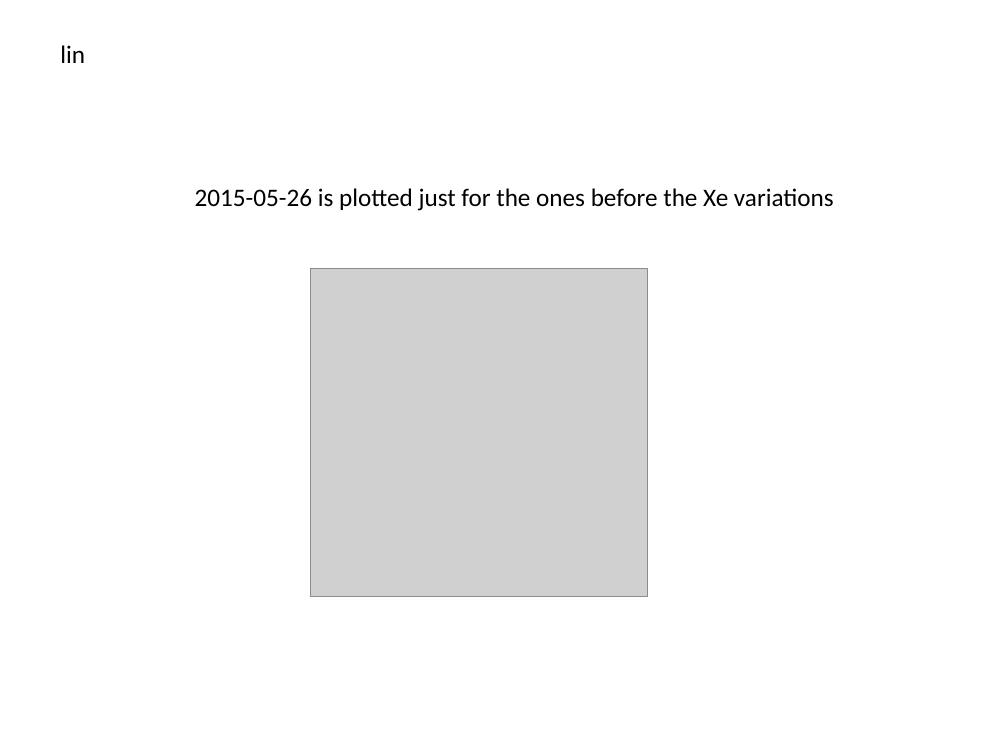
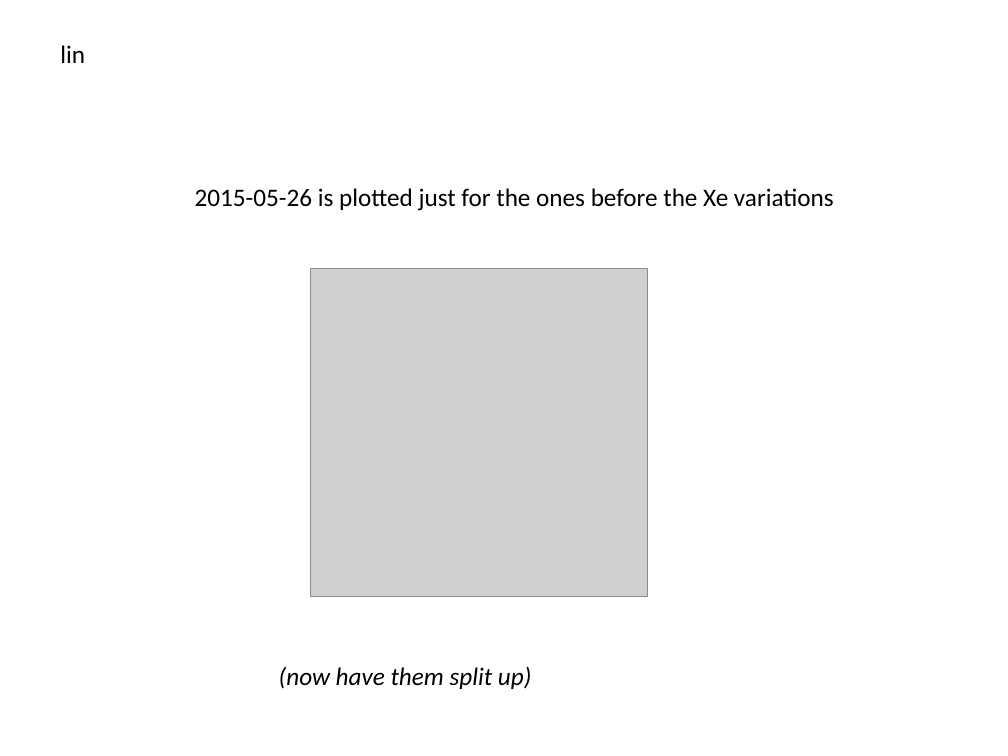
Before and after one commit to Waltmon/timthesis, a slide deck: slide 11 of thought_process.pptx. Drawn at 1008x756 pixels with LibreOffice and Linux fonts; fonts in the diff are those of the drawing; grey boxes stand for pictures. Boxes give left, top, right and bottom in pixels: in the first picture for what was removed or moved away, otherwise in the second. Text is boxed around its words. In the diff, an @@ line names an element or a change of style, - is before the commit and + after.

```diff
--- a/thought_process.pptx
+++ b/thought_process.pptx
@@ text added at [279,667,532,689], 18 pt, text #000000, italic @@
+(now have them split up)
```
Also in this commit, not shown: 2 slides added, 33 other files.
